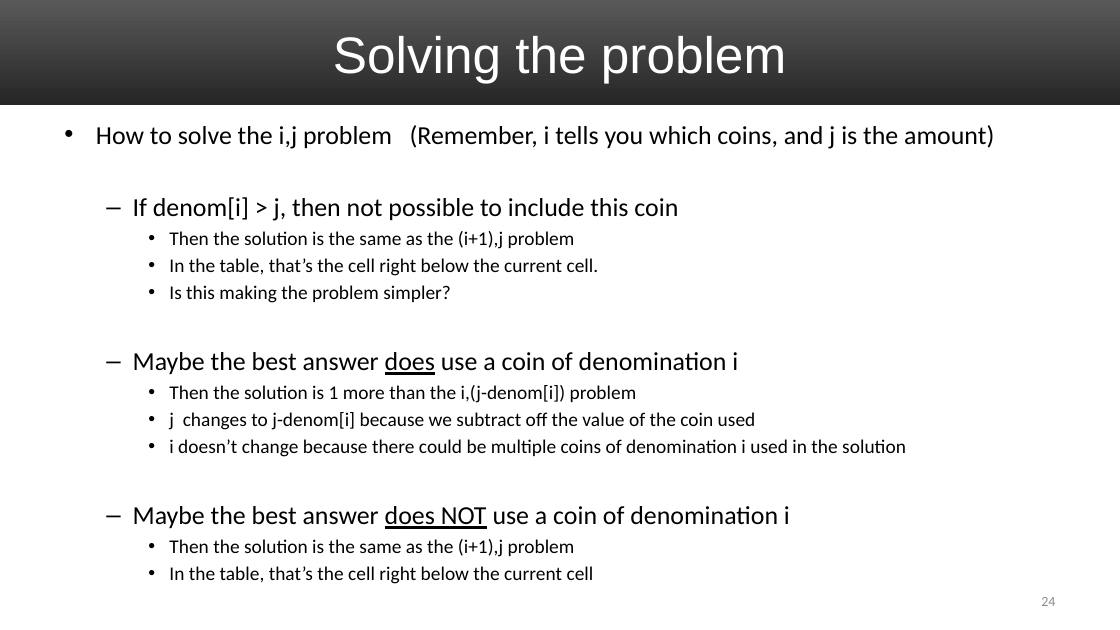
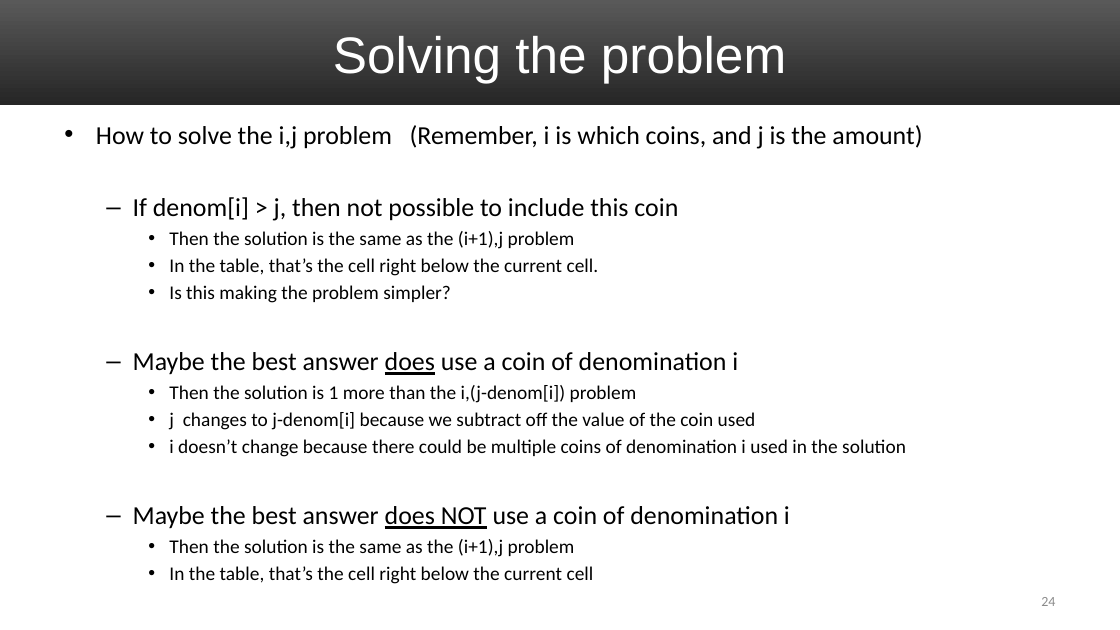
Before and after one commit to uva-cs/cs4102-f21, a slide deck: slide 24 of slides/DP_Greedy_coinChange.pptx. Drawn at 1120x630 pixels with LibreOffice and Linux fonts; fonts in the diff are those of the drawing. Boxes give left, top, right and bottom in pixels: in the first picture for what was removed or moved away, otherwise in the second. Text is boxed around its words. In the diff, an @@ line names an element or a change of style, - is before the commit and + after.

```diff
--- a/slides/DP_Greedy_coinChange.pptx
+++ b/slides/DP_Greedy_coinChange.pptx
@@ text at [96,125,922,149]: text changed @@
-• How to solve the i,j problem (Remember, i tells you which coins, and j is the amount)
+• How to solve the i,j problem (Remember, i is which coins, and j is the amount)
```
Also in this commit, not shown: 2 other slides changed.
